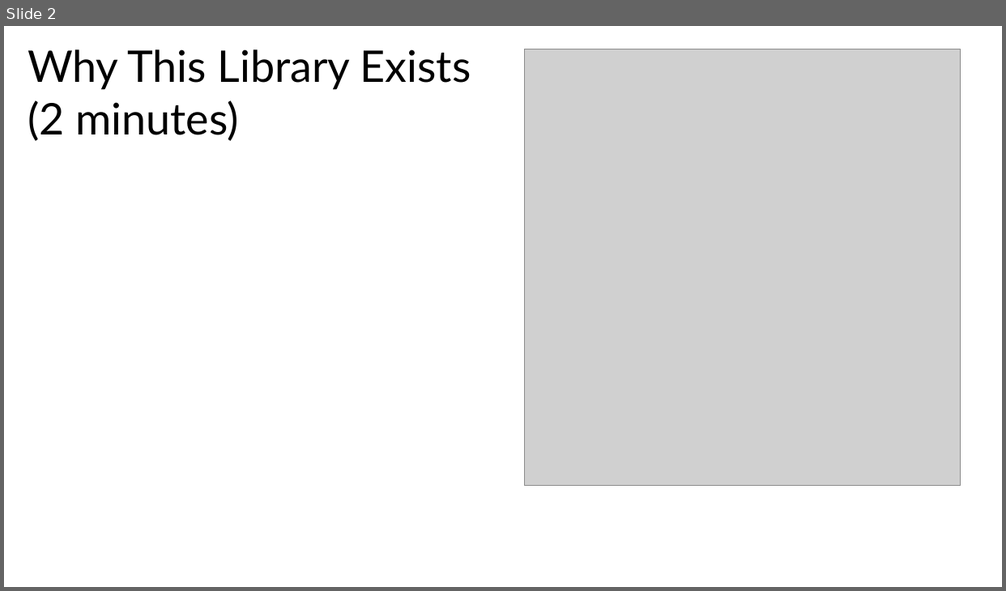
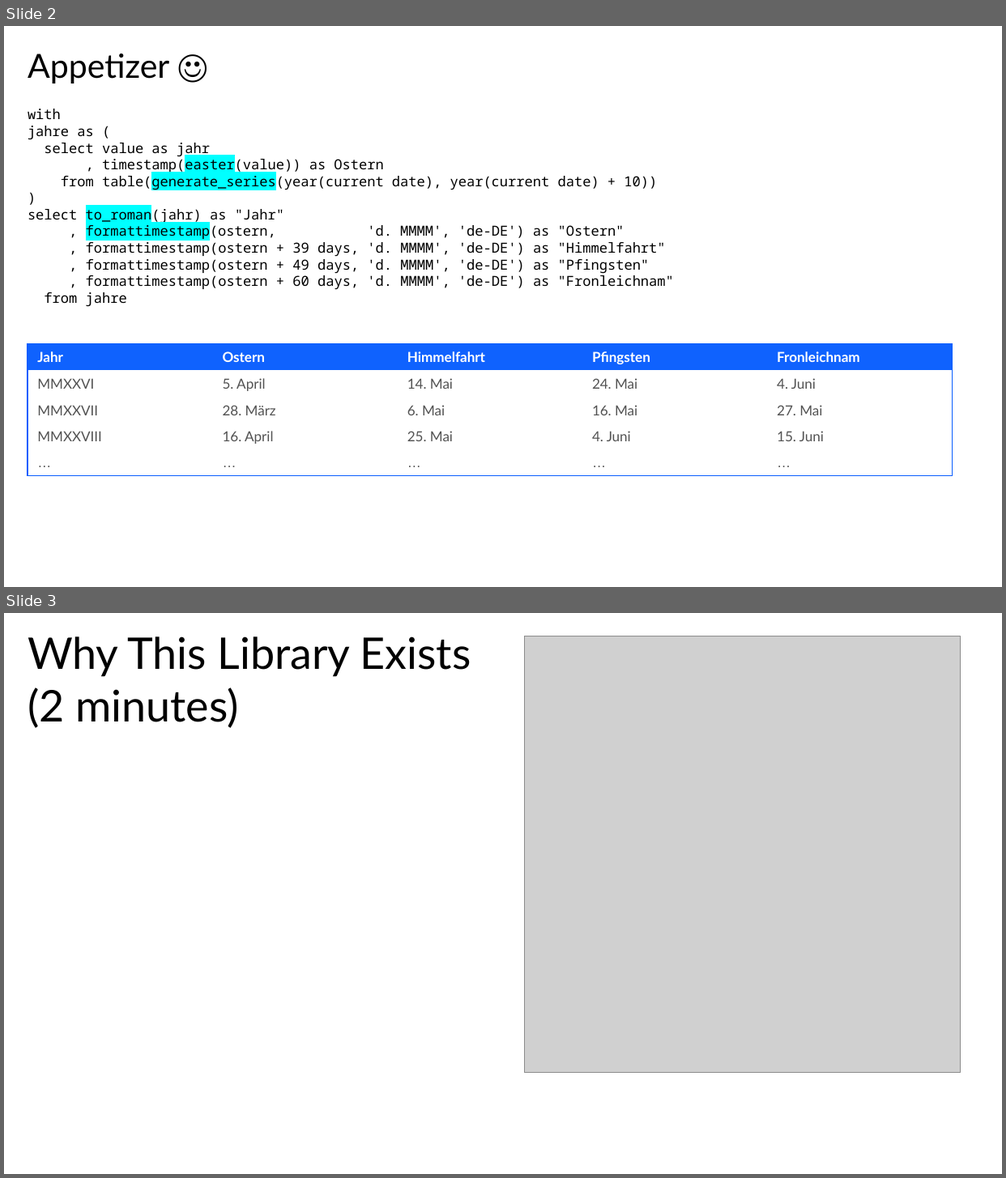
Before and after one commit to de103252/Db2_Routines, a slide deck: Db2 Routines Presentation.pptx. Shown one above the other, each under a label of ours: slide 2 before the commit, slides 2 and 3 after it. The pictures are 1006x591 and 1006x1178 pixels, drawn with LibreOffice and Linux fonts; fonts in the diff are those of the drawing; grey boxes stand for pictures; background and template pictures are left out. Boxes give left, top, right and bottom in pixels: in the first picture for what was removed or moved away, otherwise in the second. Text is boxed around its words. In the diff, an @@ line names an element or a change of style, - is before the commit and + after.

```diff
--- a/Db2 Routines Presentation.pptx
+++ b/Db2 Routines Presentation.pptx
@@ slide 2 added at box(4, 26, 1002, 587), background #FFFFFF @@
@@ title added at box(27, 54, 169, 84), 24 pt, text #000000 @@
+Appetizer ☺
@@ text added at box(27, 109, 674, 307), 10 pt, text #000000 @@
+with
+jahre as (
+select value as jahr
+, timestamp(easter(value)) as Ostern
+from table(generate_series(year(current date), year(current date) + 10))
+)
+select to_roman(jahr) as "Jahr"
+, formattimestamp(ostern, 'd. MMMM', 'de-DE') as "Ostern"
+, formattimestamp(ostern + 39 days, 'd. MMMM', 'de-DE') as "Himmelfahrt"
+, formattimestamp(ostern + 49 days, 'd. MMMM', 'de-DE') as "Pfingsten"
+, formattimestamp(ostern + 60 days, 'd. MMMM', 'de-DE') as "Fronleichnam"
+from jahre
@@ table added at box(28, 344, 951, 476), 5 rows, 5 columns @@
+Jahr | Ostern | Himmelfahrt | Pfingsten | Fronleichnam
+MMXXVI | 5. April | 14. Mai | 24. Mai | 4. Juni
+MMXXVII | 28. März | 6. Mai | 16. Mai | 27. Mai
+MMXXVIII | 16. April | 25. Mai | 4. Juni | 15. Juni
+… | … | … | … | …
@@ what was slide 2 is now slide 3 @@
```
Also in this commit, not shown: 2 slides changed, 8 slides removed.
